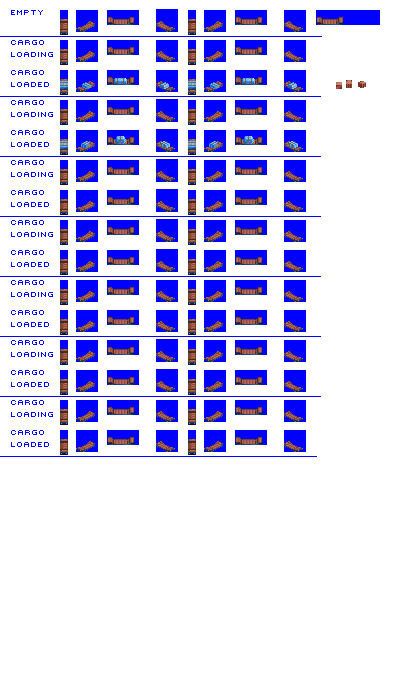
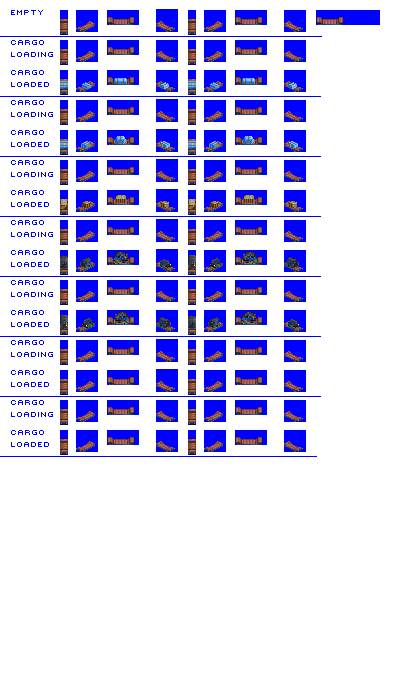
Revision of a layered 400×700 image; what changed, layer by layer:
added layer "1860 loads" above "generic_loads" over [60, 252, 299, 329]
renamed "Layer 2" to "generic_loads", painted on it over [61, 195, 297, 209]
painted on "Background" over [336, 80, 366, 89]
